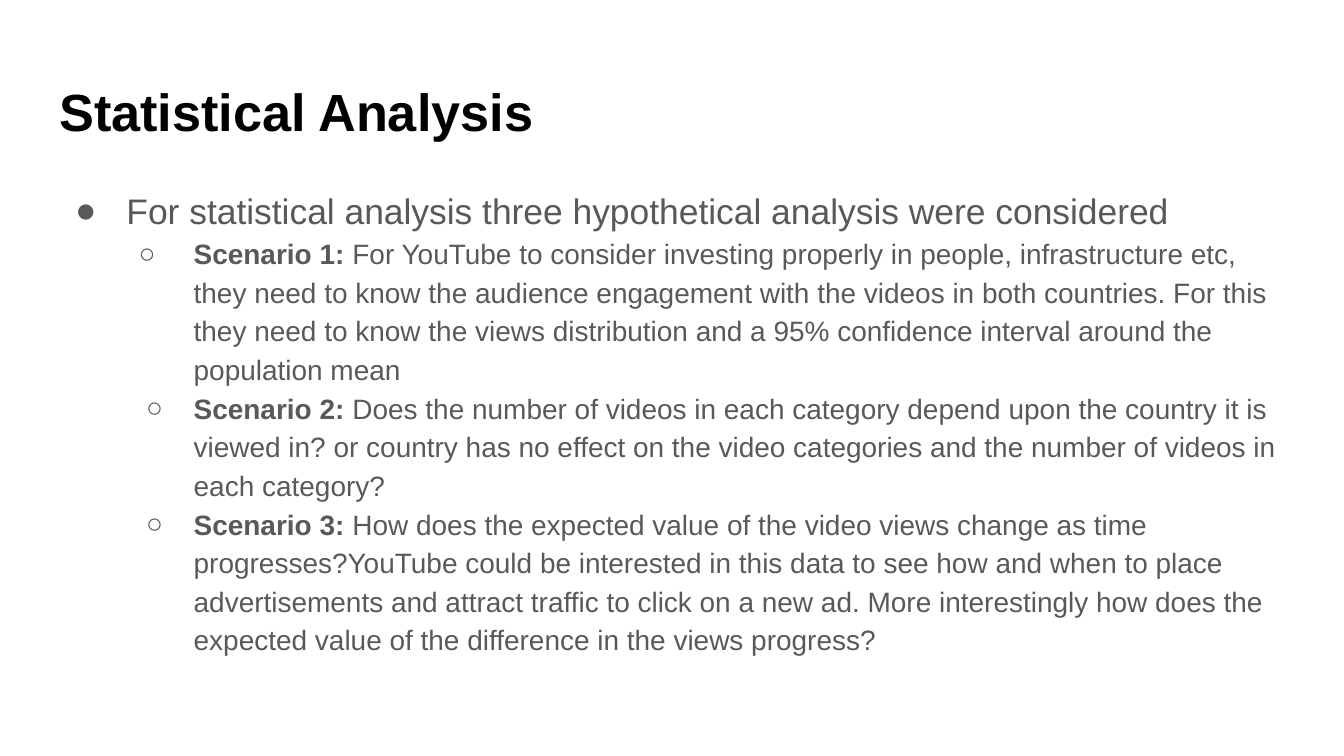
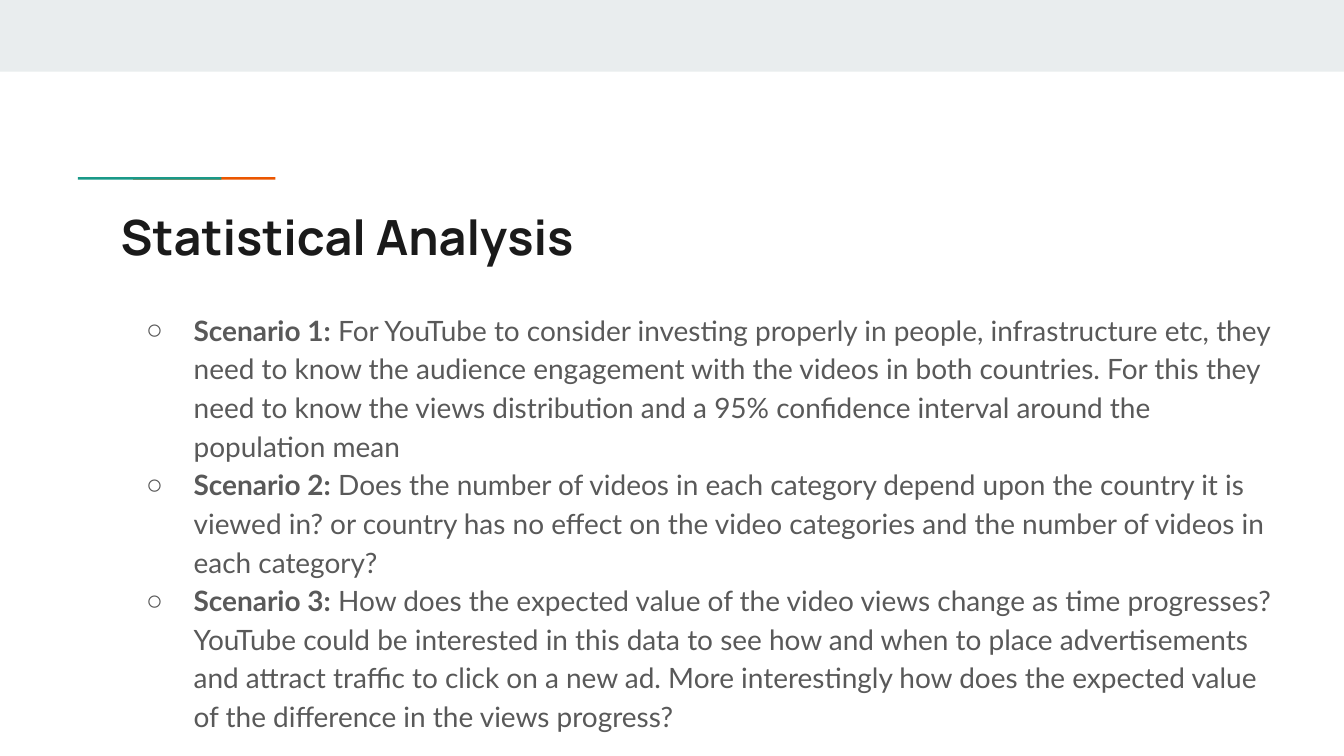
Before and after one commit to fariha23/YouTube_Data_Analysis_Video_Categories, a slide deck: slide 11 of Capstone1_Final_Report_Pres/Predicting Popularity of YouTube Videos - Presentation.pptx. Drawn at 1344x756 pixels with LibreOffice and Linux fonts; fonts in the diff are those of the drawing. Boxes give left, top, right and bottom in pixels: in the first picture for what was removed or moved away, otherwise in the second. Text is boxed around its words. In the diff, an @@ line names an element or a change of style, - is before the commit and + after.

Commit message:
Presentation theme changed

```diff
--- a/Capstone1_Final_Report_Pres/Predicting Popularity of YouTube Videos - Presentation.pptx
+++ b/Capstone1_Final_Report_Pres/Predicting Popularity of YouTube Videos - Presentation.pptx
@@ rectangle added at (0, 0, 1344, 71), fill #E9EDEE @@
@@ rectangle added at (122, 175, 177, 181), fill #1A9988 @@
@@ rectangle added at (176, 175, 231, 181), fill #EB5600 @@
@@ title "Statistical Analysis": place and size @@
-title "Statistical Analysis" at (59, 93, 533, 141)
+title "Statistical Analysis" at (121, 219, 574, 267)
@@ title "Statistical Analysis" at (121, 219, 574, 267): size 28 to 26 pt, font Arial to Manrope, text colour #000000 to #1A1A1A @@
@@ text at (126, 198, 1168, 232): paragraph removed @@
-● For statistical analysis three hypothetical analysis were considered
@@ text "Scenario 1: For YouTube to ...": place and size @@
-text "Scenario 1: For YouTube to ..." at (126, 198, 1275, 656)
+text "Scenario 1: For YouTube to ..." at (194, 320, 1271, 732)
@@ text "Scenario 1: For YouTube to ..." at (194, 320, 1271, 732): font Arial to Lato; indent changed @@
```
Also in this commit, not shown: 23 other slides changed, 1 other file.
